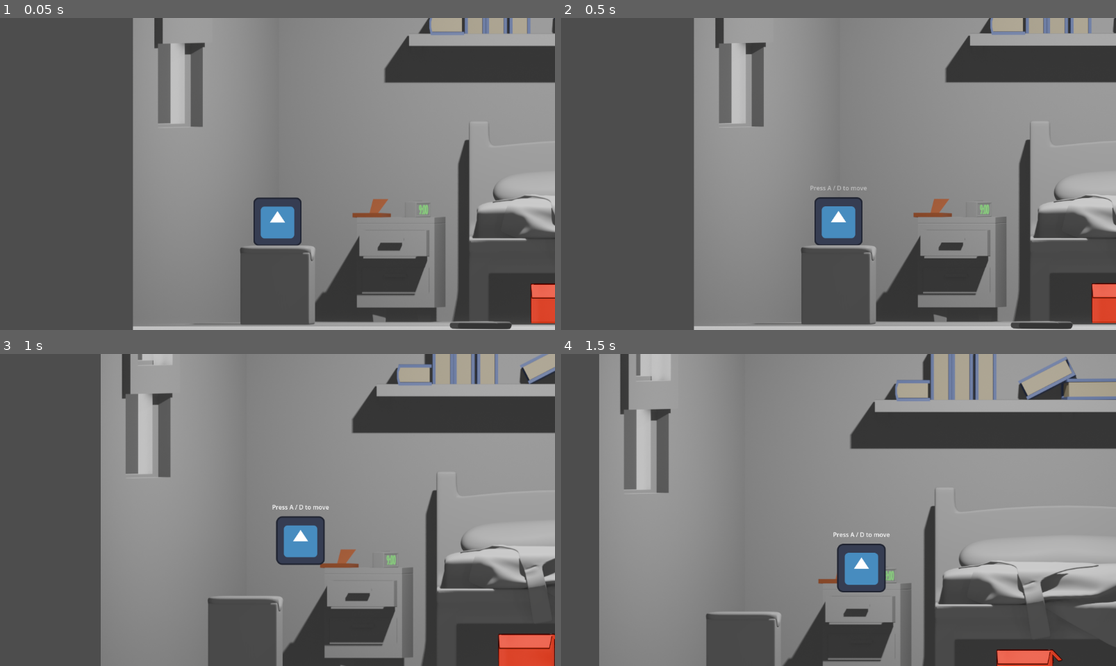
Above: before the commit, frames 1-4 (two rows, left to right).
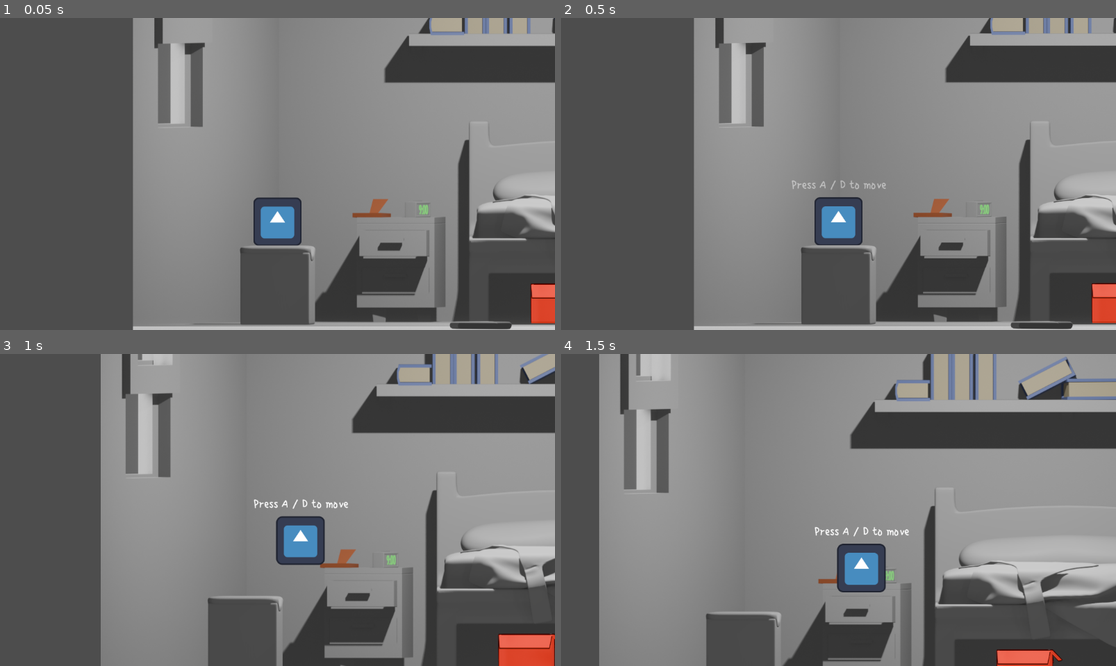
Above: after the commit, the same moments.

Repository: juanfrcaliz/malagajam_2024
Game: Godot game, scene res://scenes/level.tscn
Same seed, same stepped clock (60 frames per second), same inputs: the game is played once before the commit and once after it. The engine's default icon, where the game draws it, is replaced by a stand-in: a white triangle on a blue panel in a dark square.
Inputs:
- Up to frame 1 (0.05 s): no input
- Up to frame 2 (0.5 s): no input
- Up to frame 3 (1 s): tap A at 0.5 s; hold Right (ui_right) from 0.53 s (still down); tap R (bark) at 0.6 s; tap Enter (ui_accept) at 0.77 s
- Up to frame 4 (1.5 s): keep holding Right (ui_right); tap A at 1.25 s; tap E (interact) at 1.35 s

Frame 1 is identical in both runs. In frame 2, 0.2% of the frame differs, in the area x 41-59%, y 52-56%; in frame 3, 0.2%, in the area x 45-63%, y 46-50%; in frame 4, 0.2%.

Commit message:
add fonts

Diff:
--- a/scenes/pug.tscn
+++ b/scenes/pug.tscn
@@ -1,7 +1,8 @@
-[gd_scene load_steps=4 format=3 uid="uid://bfwtopjmldvdy"]
+[gd_scene load_steps=5 format=3 uid="uid://bfwtopjmldvdy"]
 
 [ext_resource type="Texture2D" uid="uid://c6cbk34614gg0" path="res://icon.svg" id="1_nbjae"]
 [ext_resource type="Script" path="res://scripts/pug.gd" id="1_ovdqs"]
+[ext_resource type="FontFile" uid="uid://ltmlymqsv2xn" path="res://Assets/Fonts/SingleDay-Regular.ttf" id="3_g52op"]
 
 [sub_resource type="CircleShape2D" id="CircleShape2D_687dv"]
 radius = 64.0312
@@ -25,10 +26,10 @@
 anchors_preset = 5
 anchor_left = 0.5
 anchor_right = 0.5
-offset_left = -71.0
-offset_top = -100.0
-offset_right = 71.0
-offset_bottom = -77.0
+offset_left = -138.0
+offset_top = -118.0
+offset_right = 140.0
+offset_bottom = -73.0
 grow_horizontal = 2
 size_flags_horizontal = 4
 size_flags_vertical = 4
@@ -36,6 +37,8 @@
 [node name="Label" type="Label" parent="MarginContainer"]
 layout_mode = 2
 size_flags_horizontal = 4
+theme_override_fonts/font = ExtResource("3_g52op")
+theme_override_font_sizes/font_size = 34
 text = "Press A/D to move"
 horizontal_alignment = 1
 
Binary file added: Assets/Fonts/SingleDay-Regular.ttf
Not shown, added: Assets/Fonts/SingleDay-Regular.ttf.import
